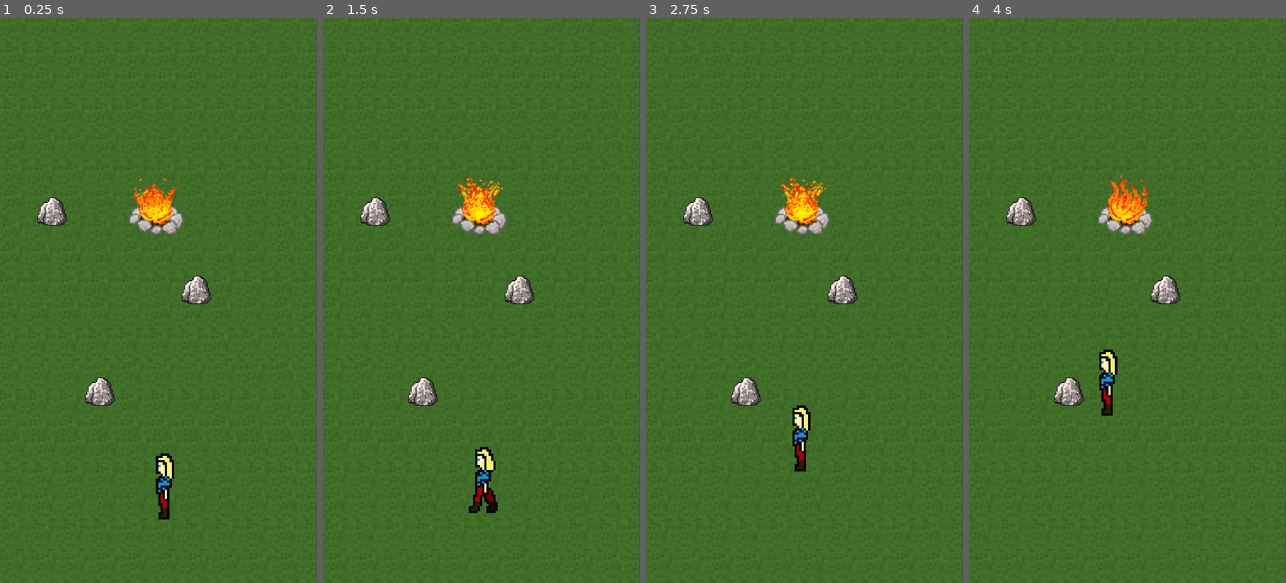
Above: before the commit, frames 1-4 (left to right).
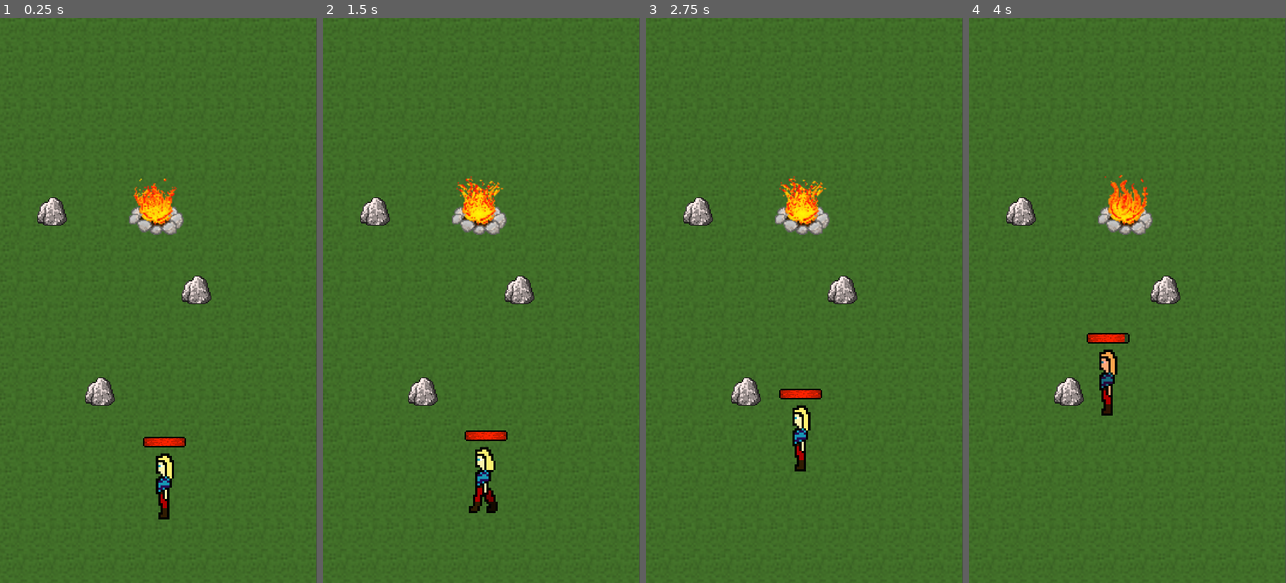
Above: after the commit, the same moments.

Repository: TeamQuay/Character-Movement
Game: Godot game, scene res://Main.tscn
The game is run twice, just before and just after one commit, with the same random seed, the same clock (stepped at 60 frames per second) and the same inputs.
Inputs (mouse positions are in pixels of both pictures, inside the frame that each line leads up to):
- Up to frame 1 (0.25 s): no input
- Up to frame 2 (1.5 s): tap Enter at 0.5 s; move the mouse to (551, 272) at 0.52 s; click (551, 272) at 0.67 s; drag from (418, 328) to (465, 413) at 1.27 s
- Up to frame 3 (2.75 s): move the mouse to (836, 176) at 2.02 s; click (836, 176) at 2.17 s
- Up to frame 4 (4 s): drag from (1111, 413) to (1032, 215) at 2.77 s; move the mouse to (1222, 385) at 3.52 s; hold A from 3.53 s (still down); click (1222, 385) at 3.67 s

The runs differ from the first frame. In frame 1, 0.2% of the frame differs, in the area x 45-59%, y 74-76%; in frame 2, 0.2%; in frame 3, 0.2%; in frame 4, 0.4%, in the area x 37-51%, y 55-67%.

Commit message:
added on-model hp bar, test dmg by pressing A

Diff:
--- /dev/null
+++ b/scenes/HealthBar.tscn
@@ -0,0 +1,25 @@
+[gd_scene load_steps=5 format=2]
+
+[ext_resource path="res://graphics/sprites/player/healthbar-progress.png" type="Texture" id=1]
+[ext_resource path="res://graphics/sprites/player/healthbar-over.png" type="Texture" id=2]
+[ext_resource path="res://graphics/sprites/player/healthbar-under.png" type="Texture" id=3]
+[ext_resource path="res://scripts/player/HealthBar.gd" type="Script" id=4]
+
+[node name="HealthBar" type="Control"]
+anchor_right = 1.0
+anchor_bottom = 1.0
+script = ExtResource( 4 )
+__meta__ = {
+"_edit_use_anchors_": false
+}
+
+[node name="HealthProgress" type="TextureProgress" parent="."]
+margin_right = 40.0
+margin_bottom = 40.0
+value = 100.0
+texture_under = ExtResource( 3 )
+texture_over = ExtResource( 2 )
+texture_progress = ExtResource( 1 )
+__meta__ = {
+"_edit_use_anchors_": false
+}
--- a/scenes/Player.tscn
+++ b/scenes/Player.tscn
@@ -1,7 +1,8 @@
-[gd_scene load_steps=8 format=2]
+[gd_scene load_steps=11 format=2]
 
 [ext_resource path="res://scripts/player/Player.gd" type="Script" id=1]
 [ext_resource path="res://graphics/sprites/player/player-movement-sprite.png" type="Texture" id=2]
+[ext_resource path="res://scenes/HealthBar.tscn" type="PackedScene" id=3]
 
 [sub_resource type="CapsuleShape2D" id=1]
 radius = 27.178
@@ -119,6 +120,51 @@
 "transitions": PoolRealArray( 1, 1 ),
 "update": 1,
 "values": [ true, false ]
+}
+
+[sub_resource type="Animation" id=6]
+resource_name = "DamageRedFlicker"
+length = 0.2
+loop = true
+tracks/0/type = "value"
+tracks/0/path = NodePath("PlayerSprite:modulate")
+tracks/0/interp = 1
+tracks/0/loop_wrap = true
+tracks/0/imported = false
+tracks/0/enabled = true
+tracks/0/keys = {
+"times": PoolRealArray( 0, 0.1, 0.2 ),
+"transitions": PoolRealArray( 1, 1, 1 ),
+"update": 0,
+"values": [ Color( 1, 1, 1, 1 ), Color( 1, 0.368627, 0.368627, 1 ), Color( 1, 1, 1, 1 ) ]
+}
+
+[sub_resource type="Animation" id=7]
+resource_name = "NoDamage"
+length = 0.2
+tracks/0/type = "value"
+tracks/0/path = NodePath("PlayerSprite:modulate")
+tracks/0/interp = 1
+tracks/0/loop_wrap = true
+tracks/0/imported = false
+tracks/0/enabled = true
+tracks/0/keys = {
+"times": PoolRealArray( 0 ),
+"transitions": PoolRealArray( 1 ),
+"update": 0,
+"values": [ Color( 1, 1, 1, 1 ) ]
+}
+tracks/1/type = "value"
+tracks/1/path = NodePath("PlayerSprite:visible")
+tracks/1/interp = 1
+tracks/1/loop_wrap = true
+tracks/1/imported = false
+tracks/1/enabled = true
+tracks/1/keys = {
+"times": PoolRealArray( 0 ),
+"transitions": PoolRealArray( 1 ),
+"update": 1,
+"values": [ true ]
 }
 
 [node name="Player" type="KinematicBody2D"]
@@ -134,9 +180,26 @@
 position = Vector2( 0, 1.629 )
 shape = SubResource( 1 )
 
-[node name="PlayerAnimator" type="AnimationPlayer" parent="."]
+[node name="MovementAnimator" type="AnimationPlayer" parent="."]
 autoplay = "IdleLeft"
 anims/IdleLeft = SubResource( 2 )
 anims/IdleRight = SubResource( 3 )
 anims/WalkLeft = SubResource( 4 )
 anims/WalkRight = SubResource( 5 )
+
+[node name="DamageAnimator" type="AnimationPlayer" parent="."]
+anims/DamageRedFlicker = SubResource( 6 )
+anims/NoDamage = SubResource( 7 )
+
+[node name="DamageIntervalTimer" type="Timer" parent="."]
+wait_time = 0.5
+one_shot = true
+
+[node name="HealthBar" parent="." instance=ExtResource( 3 )]
+margin_left = -101.231
+margin_top = -370.017
+margin_right = -101.231
+margin_bottom = -370.017
+rect_scale = Vector2( 0.5, 0.5 )
+[connection signal="update_health" from="." to="HealthBar" method="_on_Player_update_health"]
+[connection signal="timeout" from="DamageIntervalTimer" to="." method="_on_DamageIntervalTimer_timeout"]
--- a/scenes/environment/Firepit.tscn
+++ b/scenes/environment/Firepit.tscn
@@ -53,5 +53,4 @@
 [node name="PitCollider" type="CollisionShape2D" parent="."]
 position = Vector2( -2.72545, 13.1464 )
 rotation = 1.5708
-scale = Vector2( 1, 1 )
 shape = SubResource( 3 )
--- a/scripts/animation/FireAnimate.gd
+++ b/scripts/animation/FireAnimate.gd
@@ -3,4 +3,5 @@
 onready var fire = $FireAnimator
 
 func _ready():
+	# play looped firepit flames animation
 	fire.play("FireAnimation")
--- /dev/null
+++ b/scripts/player/HealthBar.gd
@@ -0,0 +1,6 @@
+extends Control
+
+onready var health_bar = $HealthProgress
+
+func _on_Player_update_health(current_health):
+	health_bar.value = current_health
--- a/scripts/player/Player.gd
+++ b/scripts/player/Player.gd
@@ -1,5 +1,9 @@
 # inherits from KinematicBody2D
 extends KinematicBody2D
+
+# signals
+signal update_health(current_health)
+signal death()
 
 # vars for movement properties
 var accel = 20 				# How fast the player accelerates (orig. 15)
@@ -11,15 +15,17 @@
 var velocity = 0
 var movement = Vector2.ZERO
 var drag = false
-var health_points = 100
+var max_health = 100
 
-# var created when _ready called
-# "$" is a way to get node in the same scene
-onready var animate_player = $PlayerAnimator
+# vars created when _ready called ("$" is a way to get node in the same scene)
+onready var animate_movement = $MovementAnimator
+onready var animate_damage = $DamageAnimator
+onready var current_health = max_health setget set_health
+onready var damage_interval_timer = $DamageIntervalTimer
 
 # Called when the node enters the scene tree for the first time.
 func _ready():
-	print("Spawned: Player with ", health_points, "hp.")
+	print("Spawned: Player with ", current_health, "hp.")
 
 
 # Runs every frame
@@ -32,12 +38,12 @@
 	if (drag and movement != Vector2.ZERO):
 		# play walkright if movement is positive x, else walkleft
 		if movement.x > 0:
-			animate_player.play("WalkRight")
+			animate_movement.play("WalkRight")
 		else:
-			animate_player.play("WalkLeft")
+			animate_movement.play("WalkLeft")
 		accelerate(accel)
 	else:
-		animate_player.play("IdleLeft")
+		animate_movement.play("IdleLeft")
 		decelerate(decel)
 
 	# stop player if they slow enough
@@ -52,6 +58,7 @@
 	# returns R2 vector after collision
 	movement = move_and_slide(movement)
 
+# movement functions --------------------------------------
 
 func accelerate(magnitude):
 	if (velocity + magnitude <= max_speed):
@@ -64,8 +71,47 @@
 
 func _input(event):
 	# On mouse button click
-	if event is InputEventMouseButton:
+	if (event is InputEventMouseButton):
 		if drag:
 			drag = false
 		else:
 			drag = true
+	# FOR TESTING: player takes damage when "A" key pressed
+	elif (event is InputEventKey):
+		if (event.pressed  and event.scancode == KEY_A):
+			damage_player(10)
+
+# ---------------------------------------------------------
+
+func kill_player():
+	# WIP
+	print("Player dead! .. or is he?")
+	pass
+
+func damage_player(val):
+	# good idea here to reduce damage based on resistances
+	# don't damage if within free interval
+	if (damage_interval_timer.is_stopped()):
+		damage_interval_timer.start()
+		# call set_health with new val
+		set_health(current_health - val)
+		# play red flicker damage animation
+		animate_damage.play("DamageRedFlicker")
+
+func _on_DamageIntervalTimer_timeout():
+	# when timer timeouts, reset to "idle" no-flicker state
+	animate_damage.play("NoDamage")
+
+
+func set_health(val):
+	var old_health = current_health
+	current_health = clamp(val, 0, max_health)
+	# if health changed, send update signal
+	if (current_health != old_health):
+		emit_signal("update_health", current_health)
+		# if health 0, kill player
+		if (current_health == 0):
+			kill_player()
+			emit_signal("death")
+	# FOR TESTING: print health to console
+	print("Health:", current_health)
Binary file added: graphics/sprites/player/healthbar-over.png
Not shown, added: graphics/sprites/player/healthbar-over.png.import
Binary file added: graphics/sprites/player/healthbar-progress.png
Not shown, changed: graphics/sprites/player/healthbar-progress.png.import
Binary file added: graphics/sprites/player/healthbar-under.png
Not shown, changed: graphics/sprites/player/healthbar-under.png.import
Binary file removed: graphics/sprites/player/hp-bar-fill.png
Binary file removed: graphics/sprites/player/hp-bar-frame.png
Not shown, added: graphics/sprites/player/healthbar-layers-ps.psd
